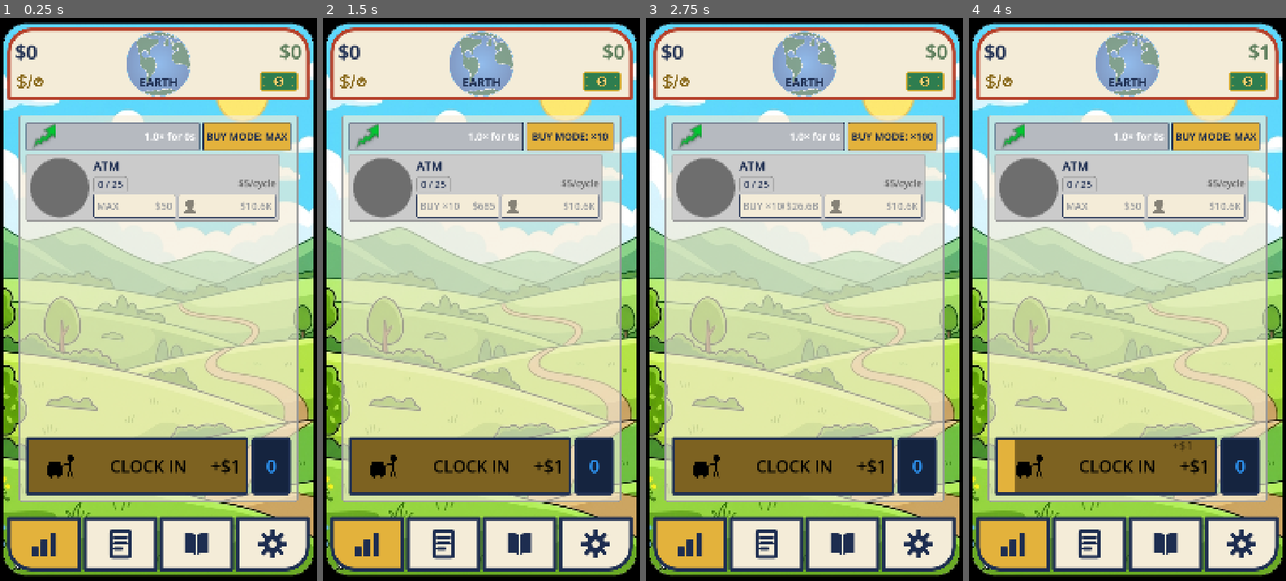
Above: before the commit, frames 1-4 (left to right).
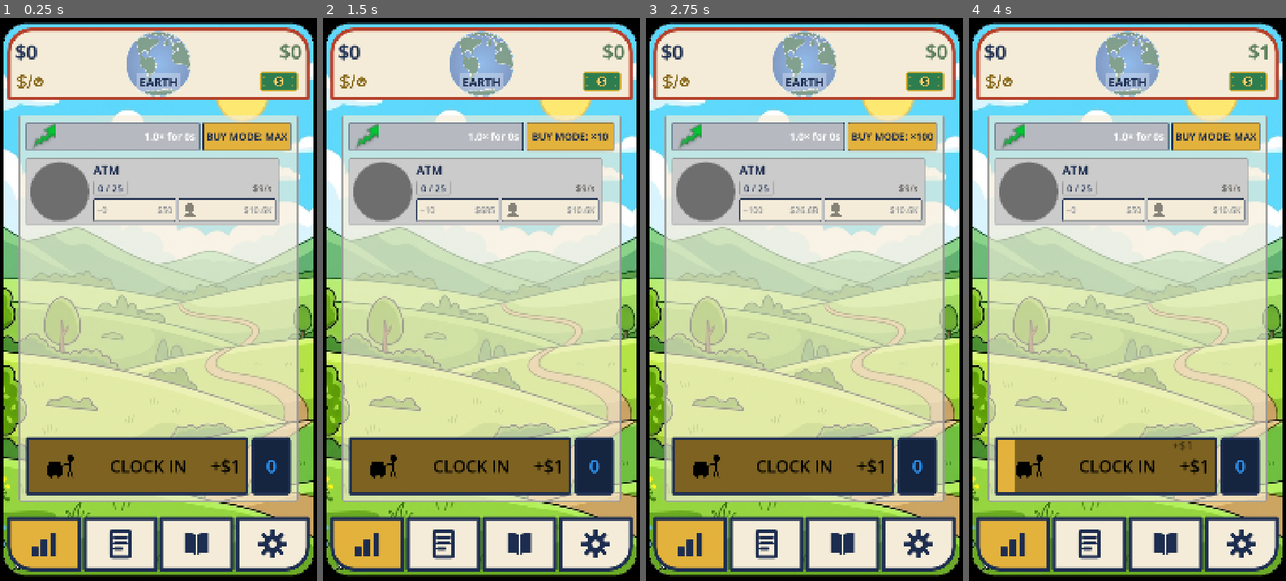
Above: after the commit, the same moments.

Repository: TimGoergen/american-tycoon
Game: Godot game, scene res://Main.tscn
The game is run twice, just before and just after one commit, with the same random seed, the same clock (stepped at 60 frames per second) and the same inputs.
Inputs (mouse positions are in pixels of both pictures, inside the frame that each line leads up to):
- Up to frame 1 (0.25 s): no input
- Up to frame 2 (1.5 s): click "BUY MODE: MAX" at 0.5 s; click "BUY MODE: ×1" at 1.25 s
- Up to frame 3 (2.75 s): click "BUY MODE: ×10" at 2 s
- Up to frame 4 (4 s): click "BUY MODE: ×100" at 2.75 s; click (1105, 468) at 3.5 s

The runs differ from the first frame. In frame 1, 3.4% of the frame differs, in the area x 8-89%, y 9-37%; in frame 2, 3.5%; in frame 3, 3.5%; in frame 4, 3.4%.

Commit message:
Property panel + income panel UI pass
PropertyRow:
- Move the per-cycle income ON TOP of the cycle progress bar (bold black,
  cream outline, right-aligned); the property name is now the only text
  above the bar. Host the bar + overlay in a cell so the income preview
  still shows on unowned peek rows where the bar is hidden.
- Drop the "/cycle" suffix entirely; below a 1-second cycle the readout
  switches to a per-second rate tagged "/s".
- Buy button left label is now just "+N" (units this press buys) with no
  "BUY"/"MAX" wording; "+0" when nothing is affordable.
- Shrink the buy/hire button label font (34 -> 30) so long cost numbers
  have more room.

Main:
- Match the property tab's inter-element gaps to the tab panel's 24px
  content margin, so the top turbo/buy-mode row and the bottom clock-in
  wage panel each get an equal margin on all sides (the two top buttons
  keep their own tighter spacing).

HeroStat:
- Add a faint white plate behind the civilization name (alpha 75/255),
  in front of the planet watermark but behind the text, sized to hug the
  word with a small margin, for legibility over the globe.

Co-Authored-By: Claude Opus 4.8 <noreply@anthropic.com>
Claude-Session: https://claude.ai/code/session_01WxVCyzQ6nqDT1WeDAswgPb

Diff:
--- a/game/scripts/Main.gd
+++ b/game/scripts/Main.gd
@@ -385,7 +385,14 @@
 ## scrolling property ladder, and the wage button.
 func _build_property_tab() -> Control:
 	var v := VBoxContainer.new()
-	v.add_theme_constant_override("separation", 10)
+	# Match the vertical gaps between the action row, the ladder, and the wage panel to the tab
+	# panel's own 24px content margin (make_tab_panel_style). The tab panel already insets the
+	# content 24px on every outer side, so with this separation the top action row gets an equal
+	# 24px on ALL sides (its bottom gap now matches its top/left/right), and likewise the bottom
+	# clock-in wage panel gets an equal 24px on all sides (its top gap now matches). The two top
+	# buttons keep their own tighter 10px spacing — that's the action_row HBox below, not this gap
+	# (Tim, 2026-07-01: uniform margin around the button groups, but not between the two buttons).
+	v.add_theme_constant_override("separation", 24)
 
 	# Action row: the TURBO button (its background is the frenzy meter) takes the larger
 	# share; the buy-mode toggle takes the rest.
--- a/game/scripts/ui/HeroStat.gd
+++ b/game/scripts/ui/HeroStat.gd
@@ -124,6 +124,14 @@
 var _income_icon: TextureRect  # gold "$/s" symbol beneath the income number (was the "INCOME" word)
 var _cash_bill: TextureRect  # dollar-bill icon beneath the cash number, right-aligned (was beside "CASH")
 var _epoch_label: Label  # the current epoch / civilization name (was the heir name)
+## A faint white plate behind the civilization name — in FRONT of the planet watermark but BEHIND
+## the name text — so the name stays legible over the busy globe (Tim, 2026-07-01). Sized slightly
+## larger than the name each frame in _layout_labels.
+var _epoch_name_backing: ColorRect
+## Alpha of that backing (Tim asked for "alpha 75" on the 0–255 scale) and how far it extends past
+## the name on each side — only a small margin so the plate hugs the word.
+const EPOCH_BACKING_ALPHA := 75.0 / 255.0
+const EPOCH_BACKING_PAD := Vector2(8, 4)
 
 # Frenzy glow: while a burn is active the ticket pulses toward red to signal the
 # accelerated state. Subtle — navy numerals stay readable over the tint.
@@ -194,6 +202,14 @@
 	_cash_bill.stretch_mode = TextureRect.STRETCH_KEEP_ASPECT_CENTERED
 	_cash_bill.mouse_filter = Control.MOUSE_FILTER_IGNORE
 	_content.add_child(_cash_bill)
+
+	# The faint white plate behind the civilization name. Added to _content (so it draws over the
+	# planet watermark) but BEFORE the name label (so the name draws over it). Positioned/sized in
+	# _layout_labels. Ignores the mouse so it never intercepts input.
+	_epoch_name_backing = ColorRect.new()
+	_epoch_name_backing.color = Color(1, 1, 1, EPOCH_BACKING_ALPHA)
+	_epoch_name_backing.mouse_filter = Control.MOUSE_FILTER_IGNORE
+	_content.add_child(_epoch_name_backing)
 
 	# The current epoch / civilization name, centered between the two edge values and laid
 	# out on the caption line (see _layout_labels). Navy to match the income side; Main feeds
@@ -413,6 +429,11 @@
 		icon_baseline_y - _epoch_label.size.y
 	)
 
+	# The faint white backing tracks the name: same center, extended by EPOCH_BACKING_PAD on every
+	# side so it sits slightly larger than the text.
+	_epoch_name_backing.size = _epoch_label.size + EPOCH_BACKING_PAD * 2.0
+	_epoch_name_backing.position = _epoch_label.position - EPOCH_BACKING_PAD
+
 
 ## The mild flash: lift the panel's brightness for an instant, then ease it back
 ## to normal. modulate is a multiply over the panel's real colors, so this only
--- a/game/scripts/ui/PropertyRow.gd
+++ b/game/scripts/ui/PropertyRow.gd
@@ -77,12 +77,16 @@
 const RUSH_CATCHUP_TAU := 0.12
 
 ## Once a property's EFFECTIVE cycle is shorter than this (seconds), the cycle bar stops
-## animating and is pinned solid-full, and its readout switches from "/cycle" to a steady
-## "/sec" rate. Past this speed the bar would refill several times a second — a meaningless
-## strobe at 60fps — so we instead show the property as a continuously-paying business
-## (genre-standard, Tim 2026-06-25). This is a pure presentation / legibility threshold,
-## NOT an economy value, so it lives here in the UI rather than in tuning.tres.
+## animating and is pinned solid-full. Past this speed the bar would refill several times a
+## second — a meaningless strobe at 60fps — so we instead show the property as a continuously-
+## paying business (genre-standard, Tim 2026-06-25). This is a pure presentation / legibility
+## threshold, NOT an economy value, so it lives here in the UI rather than in tuning.tres.
 const SOLID_BAR_THRESHOLD_SEC := 0.25
+
+## Once the EFFECTIVE cycle is shorter than this (seconds), the income readout over the bar
+## switches from a plain per-cycle amount (no suffix) to a per-second rate with a "/s" suffix
+## (Tim, 2026-07-01). A sub-second cycle reads more naturally as a rate than as "per cycle".
+const PER_SECOND_READOUT_THRESHOLD_SEC := 1.0
 ## Which cycle-bar fill look is currently applied, so we only rebuild the stylebox on a
 ## change, not every frame (the same approach FrenzyBar uses for its burn-color swap):
 ##   0 = normal green (idle/running, rush available)
@@ -97,7 +101,9 @@
 # shows the verb/staffer on the left and the cost/tier on the right. The font is sized
 # to fill this fixed row height — see _add_split_button_labels.
 const BUTTON_ROW_HEIGHT := 80
-const BUTTON_LABEL_FONT_SIZE := UiPalette.FONT_BUTTON
+## A touch under FONT_BUTTON (34) so long cost numbers on the buy/hire buttons have more room
+## before the caption and cost start crowding each other (Tim, 2026-07-01).
+const BUTTON_LABEL_FONT_SIZE := 30
 ## Side length of the headshot icon that stands in for the word "HIRE"/"UPGRADE".
 const HIRE_ICON_SIZE := 56
 
@@ -184,9 +190,10 @@
 	_name_label.clip_text = true
 	column.add_child(_name_label)
 
-	# Row 2 — an outlined "owned / next-threshold" count chip on the LEFT, and to its right a band
-	# that fills the rest of the row: the per-cycle income (bold black, right-aligned) sitting ABOVE
-	# the live cycle progress bar. The chip and the bar are the same height so they read as one line.
+	# Row 2 — an outlined "owned / next-threshold" count chip on the LEFT, and to its right the live
+	# cycle progress bar filling the rest of the row, with the per-cycle income drawn ON TOP of the
+	# bar (bold black, right-aligned). The only text ABOVE the bar is the property name (row 1). The
+	# chip and the bar are the same height so they read as one line.
 	var second_row := HBoxContainer.new()
 	second_row.add_theme_constant_override("separation", 10)
 	column.add_child(second_row)
@@ -215,30 +222,42 @@
 	_count_label.add_theme_font_size_override("font_size", SECOND_ROW_FONT_SIZE)
 	count_chip.add_child(_count_label)
 
-	# The income-over-bar band fills the rest of the row.
-	var income_band := VBoxContainer.new()
-	income_band.add_theme_constant_override("separation", 2)
-	income_band.size_flags_horizontal = Control.SIZE_EXPAND_FILL
-	second_row.add_child(income_band)
-
-	# Per-cycle income: bold BLACK, right-aligned, sitting directly above the progress bar.
+	# The right cell fills the rest of the row and holds the progress bar with the income drawn over
+	# it. A plain Control host (rather than parenting the income to the bar) keeps the income overlay
+	# visible even on an unowned "peek" row, where the bar itself is hidden — no cycle to run — but
+	# the single-unit income preview should still show. Same height as the count chip so they align.
+	var bar_cell := Control.new()
+	bar_cell.custom_minimum_size = Vector2(0, SECOND_ROW_HEIGHT)
+	bar_cell.size_flags_horizontal = Control.SIZE_EXPAND_FILL
+	bar_cell.size_flags_vertical = Control.SIZE_SHRINK_END
+	second_row.add_child(bar_cell)
+
+	# Cycle progress bar (Style Guide §9: the "spin" is the real cycle progress), filling the cell.
+	_cycle_bar = ProgressBar.new()
+	_cycle_bar.set_anchors_preset(Control.PRESET_FULL_RECT)
+	_cycle_bar.min_value = 0.0
+	_cycle_bar.max_value = 1.0
+	_cycle_bar.show_percentage = false
+	UiPalette.style_progress_bar(_cycle_bar, UiPalette.MONEY_GREEN)
+	bar_cell.add_child(_cycle_bar)
+
+	# Per-cycle income: bold BLACK, right-aligned, drawn ON TOP of the bar and vertically centered
+	# in it (Tim, 2026-07-01). A cream outline (the project's faux-weight trick) keeps it legible
+	# over both the green fill and the gray track. Inset a little from the cell's edges; ignores the
+	# mouse so a tap on the bar area is never eaten by the label.
 	_income_label = Label.new()
+	_income_label.set_anchors_preset(Control.PRESET_FULL_RECT)
+	_income_label.offset_left = 12
+	_income_label.offset_right = -12
 	_income_label.horizontal_alignment = HORIZONTAL_ALIGNMENT_RIGHT
+	_income_label.vertical_alignment = VERTICAL_ALIGNMENT_CENTER
+	_income_label.mouse_filter = Control.MOUSE_FILTER_IGNORE
 	_income_label.add_theme_font_size_override("font_size", SECOND_ROW_FONT_SIZE)
 	_income_label.add_theme_font_override("font", UiPalette.make_bold_font())
 	_income_label.add_theme_color_override("font_color", Color.BLACK)
-	income_band.add_child(_income_label)
-
-	# Cycle progress bar (Style Guide §9: the "spin" is the real cycle progress). Same height as the
-	# count chip so the two line up; fills the width to the right of the chip.
-	_cycle_bar = ProgressBar.new()
-	_cycle_bar.min_value = 0.0
-	_cycle_bar.max_value = 1.0
-	_cycle_bar.show_percentage = false
-	_cycle_bar.custom_minimum_size = Vector2(0, SECOND_ROW_HEIGHT)
-	_cycle_bar.size_flags_horizontal = Control.SIZE_EXPAND_FILL
-	UiPalette.style_progress_bar(_cycle_bar, UiPalette.MONEY_GREEN)
-	income_band.add_child(_cycle_bar)
+	_income_label.add_theme_color_override("font_outline_color", UiPalette.CREAM)
+	_income_label.add_theme_constant_override("outline_size", 4)
+	bar_cell.add_child(_income_label)
 
 	# Buy / hire buttons (bulk-buy is mandatory — GDD §3.1). The buy button's
 	# count follows the global buy-mode toggle.
@@ -438,18 +457,19 @@
 	var effective_length := _prop.get_effective_cycle_length()
 	var bar_is_solid := owned and _prop.is_cycle_running \
 		and effective_length > 0.0 and effective_length < SOLID_BAR_THRESHOLD_SEC
-	if owned:
-		# get_income_per_cycle() already folds in the staffer and Family Fortune (Legacy)
-		# multipliers; frenzy is applied live on top, matching what the player receives.
-		var per_cycle := _prop.get_income_per_cycle() * _frenzy.get_multiplier()
-		if bar_is_solid:
-			# Derive the rate from the SAME per-cycle figure (not get_income_per_sec(),
-			# which omits legacy + frenzy) so "/sec" stays consistent with "/cycle".
-			_income_label.text = Money.of(per_cycle / effective_length).display() + "/sec"
-		else:
-			_income_label.text = Money.of(per_cycle).display() + "/cycle"
+	# The amount paid per completed cycle. For an OWNED rung get_income_per_cycle() already folds in
+	# the staffer and Family Fortune (Legacy) multipliers, with frenzy applied live on top so it
+	# matches what the player receives; for an UNOWNED rung it's the per-cycle value of a single
+	# unit (a buy-in preview).
+	var per_cycle := _prop.get_income_per_cycle() * _frenzy.get_multiplier() if owned \
+		else _prop.get_single_unit_income_per_cycle()
+	# No "/cycle" suffix at all (Tim, 2026-07-01): show the bare per-cycle amount, UNTIL the cycle
+	# drops below a second, at which point it reads more naturally as a rate — the same per-cycle
+	# figure divided by the cycle length, tagged "/s".
+	if effective_length > 0.0 and effective_length < PER_SECOND_READOUT_THRESHOLD_SEC:
+		_income_label.text = Money.of(per_cycle / effective_length).display() + "/s"
 	else:
-		_income_label.text = Money.of(_prop.get_single_unit_income_per_cycle()).display() + "/cycle"
+		_income_label.text = Money.of(per_cycle).display()
 
 	# Smooth, constant-velocity cycle bar (see _displayed_cycle_fraction above). Measured
 	# against the EFFECTIVE (sped-up) cycle length so the bar still fills all the way to the
@@ -674,33 +694,31 @@
 ## Update the buy button's caption, cost, and enabled state for the
 ## current global buy mode.
 func _refresh_buy_button() -> void:
+	# How many units this press would buy under the current mode. The left label just shows that
+	# count as "+N" (Tim, 2026-07-01) — no "BUY"/"MAX" wording, since the count alone reads as the
+	# purchase; the cost sits on the right.
 	var count := 0
-	var caption := ""
 	match _buy_mode:
 		BuyMode.ONE:
 			count = 1
-			caption = "BUY ×1"
 		BuyMode.TEN:
 			count = 10
-			caption = "BUY ×10"
 		BuyMode.HUNDRED:
 			count = 100
-			caption = "BUY ×100"
 		BuyMode.MAX:
 			count = _prop.get_max_affordable(_economy.cash)
-			caption = "MAX ×%d" % count
 
 	if count <= 0:
-		# MAX mode with nothing affordable yet: show the next single unit's cost so
-		# the player can see how close they are, instead of a blank "—".
-		_buy_caption_label.text = "MAX"
+		# MAX mode with nothing affordable yet: "+0", and show the next single unit's cost so the
+		# player can see how close they are, instead of a blank "—".
+		_buy_caption_label.text = "+0"
 		_buy_cost_label.text = Money.of(_prop.get_bulk_cost(1)).display()
 		_buy_button.disabled = true
 		_set_buy_label_colors()
 		return
 
 	var cost := _prop.get_bulk_cost(count)
-	_buy_caption_label.text = caption
+	_buy_caption_label.text = "+%d" % count
 	_buy_cost_label.text = Money.of(cost).display()
 	_buy_button.disabled = _economy.cash < cost
 	_set_buy_label_colors()
